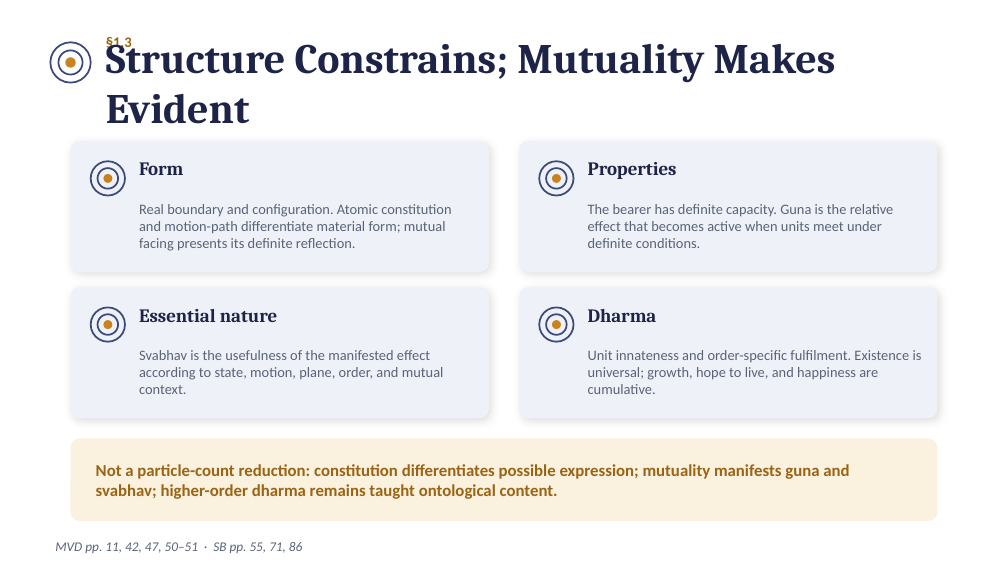
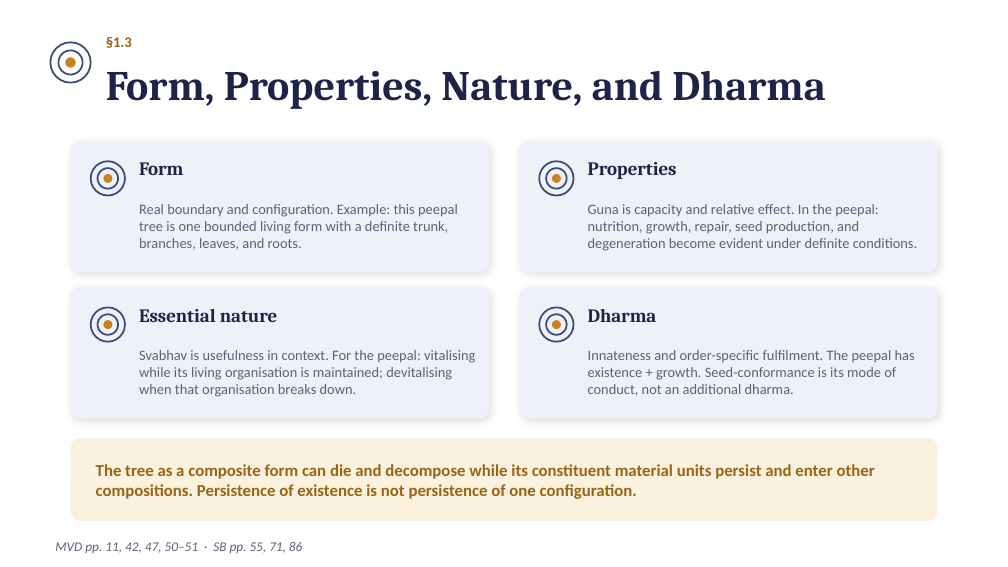
Before and after one commit to raghavamohan/AnalyticMadhyasthDarshan, a slide deck: slide 7 of Studies/The-Ontology-of-Coexistence/The-Ontology-of-Existence-Madhyasth-Darshan.pptx. Drawn at 1008x567 pixels with LibreOffice and Linux fonts; fonts in the diff are those of the drawing. Boxes give left, top, right and bottom in pixels: in the first picture for what was removed or moved away, otherwise in the second. Text is boxed around its words. In the diff, an @@ line names an element or a change of style, - is before the commit and + after.

```diff
--- a/Studies/The-Ontology-of-Coexistence/The-Ontology-of-Existence-Madhyasth-Darshan.pptx
+++ b/Studies/The-Ontology-of-Coexistence/The-Ontology-of-Existence-Madhyasth-Darshan.pptx
@@ text at (106,70,826,109): text changed @@
-Structure Constrains; Mutuality Makes Evident
+Form, Properties, Nature, and Dharma
@@ text at (139,204,458,250): text changed @@
-Real boundary and configuration. Atomic constitution and motion-path differentiate material form; mutual facing presents its definite reflection.
+Real boundary and configuration. Example: this peepal tree is one bounded living form with a definite trunk, branches, leaves, and roots.
@@ text at (588,204,917,251): text changed @@
-The bearer has definite capacity. Guna is the relative effect that becomes active when units meet under definite conditions.
+Guna is capacity and relative effect. In the peepal: nutrition, growth, repair, seed production, and degeneration become evident under definite conditions.
@@ text at (139,350,475,397): text changed @@
-Svabhav is the usefulness of the manifested effect according to state, motion, plane, order, and mutual context.
+Svabhav is usefulness in context. For the peepal: vitalising while its living organisation is maintained; devitalising when that organisation breaks down.
@@ text at (588,350,915,396): text changed @@
-Unit innateness and order-specific fulfilment. Existence is universal; growth, hope to live, and happiness are cumulative.
+Innateness and order-specific fulfilment. The peepal has existence + growth. Seed-conformance is its mode of conduct, not an additional dharma.
@@ text at (96,464,875,499): text changed @@
-Not a particle-count reduction: constitution differentiates possible expression; mutuality manifests guna and svabhav; higher-order dharma remains taught ontological content.
+The tree as a composite form can die and decompose while its constituent material units persist and enter other compositions. Persistence of existence is not persistence of one configuration.
```
Also in this commit, not shown: 14 other slides changed, 2 slides added, 18 other files.
